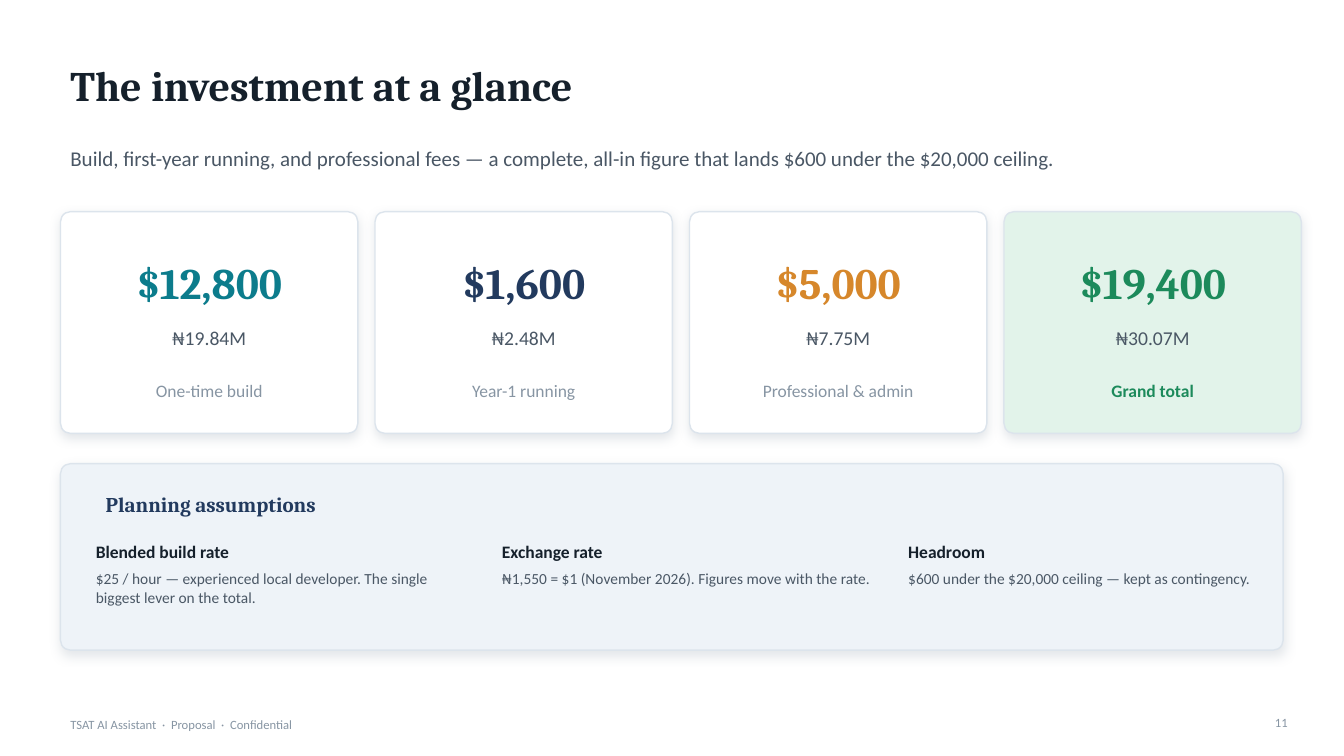
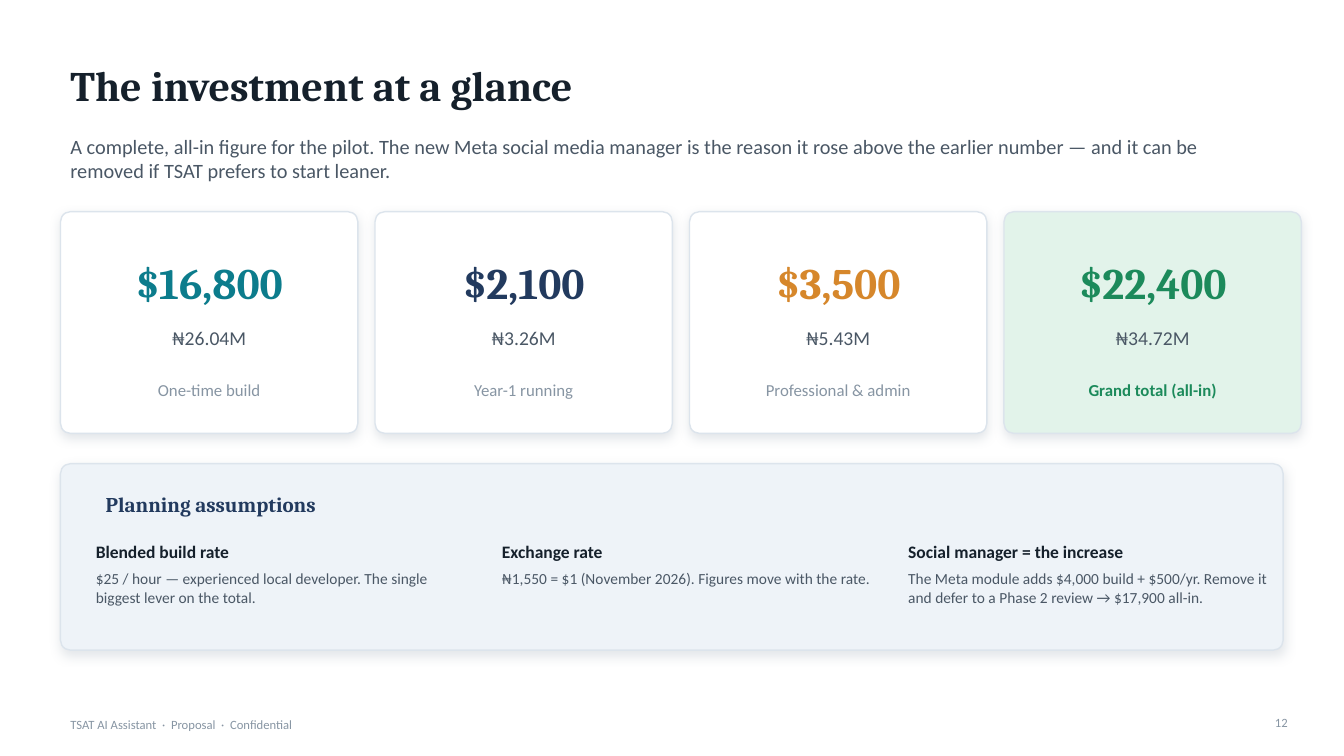
Before and after one commit to Bekaji/Bekaji, a slide deck: slide 12 of tsat-ai-assistant/TSAT_AI_Assistant_Pitch_Deck.pptx (slide 11 before the commit). Drawn at 1344x756 pixels with LibreOffice and Linux fonts; fonts in the diff are those of the drawing. Boxes give left, top, right and bottom in pixels: in the first picture for what was removed or moved away, otherwise in the second. Text is boxed around its words. In the diff, an @@ line names an element or a change of style, - is before the commit and + after.

```diff
--- a/tsat-ai-assistant/TSAT_AI_Assistant_Pitch_Deck.pptx
+++ b/tsat-ai-assistant/TSAT_AI_Assistant_Pitch_Deck.pptx
@@ text at (x1=70, y1=140, x2=1197, y2=182): text changed; size 15 to 14.5 pt @@
-Build, first-year running, and professional fees — a complete, all-in figure that lands $600 under the $20,000 ceiling.
+A complete, all-in figure for the pilot. The new Meta social media manager is the reason it rose above the earlier number — and it can be removed if TSAT prefers to start leaner.
@@ text at (x1=136, y1=266, x2=283, y2=305): text changed @@
-$12,800
+$16,800
@@ text at (x1=463, y1=267, x2=585, y2=305): text changed @@
-$1,600
+$2,100
@@ text at (x1=776, y1=267, x2=900, y2=305): text changed @@
-$5,000
+$3,500
@@ text at (x1=1079, y1=267, x2=1227, y2=305): text changed @@
-$19,400
+$22,400
@@ text at (x1=172, y1=331, x2=246, y2=345): text changed @@
-₦19.84M
+₦26.04M
@@ text at (x1=492, y1=331, x2=556, y2=345): text changed @@
-₦2.48M
+₦3.26M
@@ text at (x1=806, y1=332, x2=870, y2=345): text changed @@
-₦7.75M
+₦5.43M
@@ text at (x1=1116, y1=332, x2=1190, y2=345): text changed @@
-₦30.07M
+₦34.72M
@@ size 12.5 to 12 pt in 3 elements at (x1=158, y1=384, x2=260, y2=396), (x1=474, y1=384, x2=573, y2=399), (x1=766, y1=384, x2=910, y2=396) @@
@@ text at (x1=1089, y1=383, x2=1216, y2=399): text changed; size 12.5 to 12 pt @@
-Grand total
+Grand total (all-in)
@@ text at (x1=908, y1=545, x2=1123, y2=561): text changed @@
-Headroom
+Social manager = the increase
@@ text at (x1=908, y1=573, x2=1267, y2=605): text changed @@
-$600 under the $20,000 ceiling — kept as contingency.
+The Meta module adds $4,000 build + $500/yr. Remove it and defer to a Phase 2 review → $17,900 all-in.
@@ page number at (x1=1275, y1=719, x2=1288, y2=727): text changed @@
-11
+12
```
Also in this commit, not shown: 12 other slides changed, 1 slide added, 2 other files.
